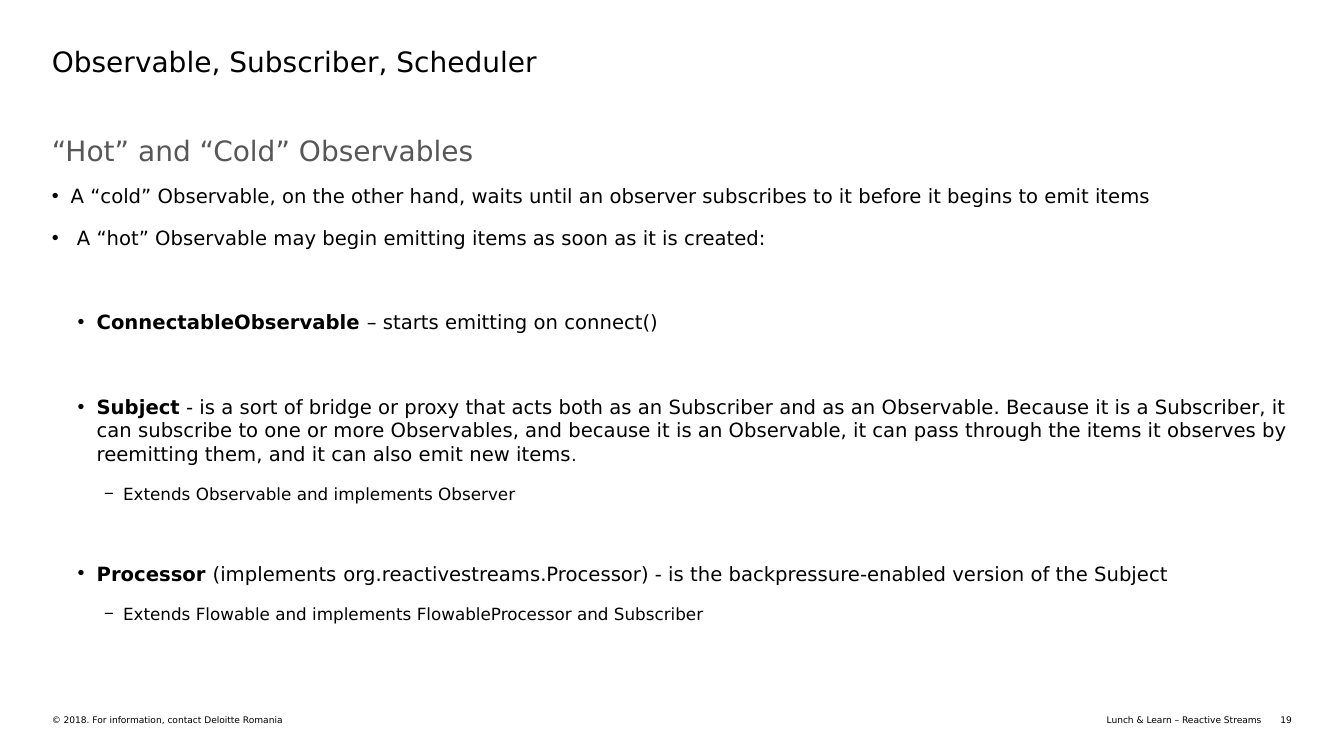
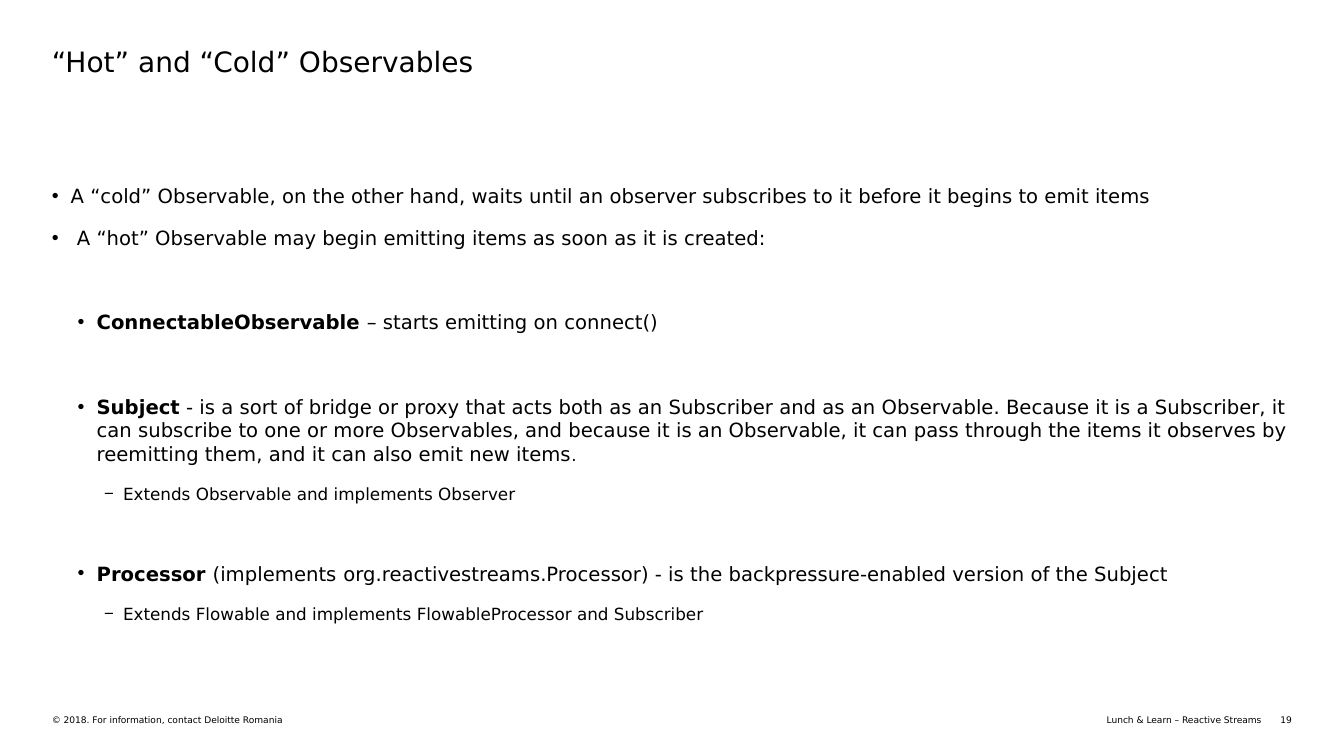
Before and after one commit to icsu/ReactiveStreamsPresentation2018, a slide deck: slide 19 of Presentation/src/Documentation/LunchLearn_ReactiveStreams_RxJava.pptx. Drawn at 1344x756 pixels with LibreOffice and Linux fonts; fonts in the diff are those of the drawing. Boxes give left, top, right and bottom in pixels: in the first picture for what was removed or moved away, otherwise in the second. Text is boxed around its words. In the diff, an @@ line names an element or a change of style, - is before the commit and + after.

```diff
--- a/Presentation/src/Documentation/LunchLearn_ReactiveStreams_RxJava.pptx
+++ b/Presentation/src/Documentation/LunchLearn_ReactiveStreams_RxJava.pptx
@@ title at <box>52,50,473,73</box>: text changed @@
-Observable, Subscriber, Scheduler
+“Hot” and “Cold” Observables
@@ text removed at <box>52,139,473,162</box> @@
-“Hot” and “Cold” Observables
```
Also in this commit, not shown: 5 other slides changed, 3 slides added, 6 other files.
